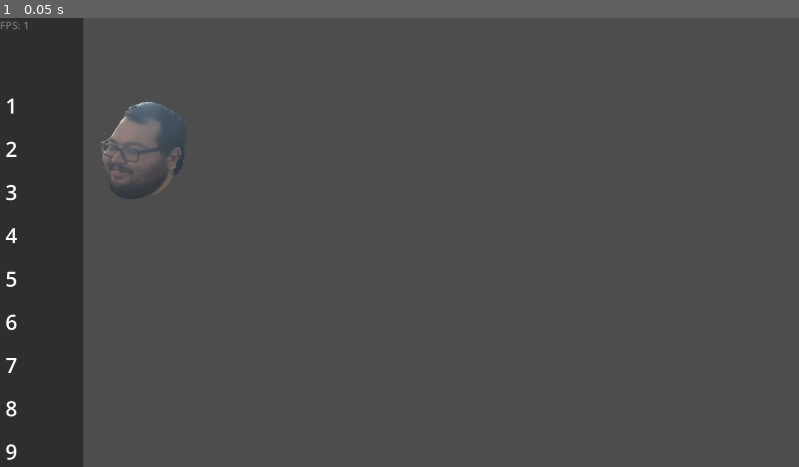
Above: before the commit, frame 1.
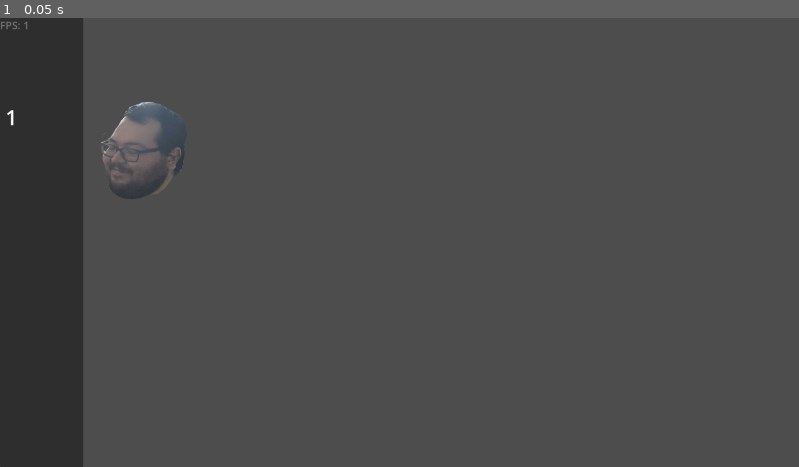
Above: after the commit, the same moment.

Repository: gabeochoa/prime_pressure
Game: Godot game, scene res://scenes/levels/level.tscn
The game is run twice, just before and just after one commit, with the same random seed, the same clock (stepped at 60 frames per second) and the same inputs.
Inputs:
- Up to frame 1 (0.05 s): no input

The runs differ from the first frame. In frame 1, 0.2% of the frame differs, in the area x 0-3%, y 17-99%.

Commit message:
better screen management

Diff:
--- /dev/null
+++ b/scripts/complete_screen.gd
@@ -0,0 +1,6 @@
+class_name CompleteScreen extends SequentialScreen
+
+func _init():
+	super("complete", ActionGroup.new().add_actions([
+	]))
+	complete = true
--- a/scripts/order_data.gd
+++ b/scripts/order_data.gd
@@ -66,22 +66,22 @@
 
 var queue_position: int = -1
 var state: State = State.New
-var icon_state: State = State.New
 var last_ran_state: State = State.None
 var order_items: Array[Item]
 var timeAtState: float = 0
 var order_timer = OrderTimer.new()
 
-func is_order_ready_for_screen():
-	# print("order ready? ", timeAtState, get_ready_time_for_state())
-	return timeAtState > get_ready_time_for_state()
+var next_screen = null
+
+func should_clear_slot() -> bool:
+	return state == State.Complete
 
 func get_ready_time_for_state():
 	match state:
 		OrderData.State.New:
 			return 0
 		OrderData.State.Procure:
-			return 3
+			return 0
 		OrderData.State.Pack:
 			return 0
 		OrderData.State.Ship:
@@ -89,9 +89,73 @@
 	# TODO log_warn
 	return 0
 
+func fetch_next_screen():
+	if next_screen != null: return
+	match state:
+		OrderData.State.New:
+			next_screen = (
+				ProcureScreen
+				.new(self)
+				.set_on_complete(func():
+					print("procure complete")
+					next_screen = null
+					)
+				)
+		OrderData.State.Procure:
+			next_screen = (
+				BoxScreen.new()
+				.set_on_complete(func():
+					print("box complete")
+					next_screen = null
+					)
+			)
+			pass
+		OrderData.State.Pack:
+			next_screen = (
+				ShipScreen.new()
+				.set_on_complete(func():
+					print("lets go")
+					next_screen = null
+					)
+			)
+			pass
+		OrderData.State.Ship:
+			next_screen = (
+				CompleteScreen.new()
+				.set_on_complete(func():
+					next_screen = null
+					)
+			)
+			pass
+		OrderData.State.Complete:
+			pass
+	pass
+
 func _process(delta):
 	timeAtState += delta
+	fetch_next_screen()
 	# print(" time at state ", state, " is " , timeAtState, " delta was ", delta)
+
+func open_next_screen() -> Screen:
+	assert(next_screen != null, "Missing next screen")
+
+	match state:
+		OrderData.State.New:
+			update_state(OrderData.State.Procure)
+			pass
+		OrderData.State.Procure:
+			update_state(OrderData.State.Pack)
+			pass
+		OrderData.State.Pack:
+			update_state(OrderData.State.Ship)
+			pass
+		OrderData.State.Ship:
+			update_state(OrderData.State.Complete)
+			pass
+		OrderData.State.Complete:
+			pass
+
+	return next_screen
 
 func update_state(new_state: State):
 	# print("update state from ", state, " to " , new_state)
@@ -99,7 +163,6 @@
 	state = new_state
 	timeAtState = 0
 	return self
-
 
 
 func get_items():
--- a/scripts/sophie.gd
+++ b/scripts/sophie.gd
@@ -13,14 +13,14 @@
 var queue_dirty: bool =  true
 var queue_slots: Array[OrderData] = [
 	null,
-	null,
-	null,
-	null,
-	null,
-	null,
-	null,
-	null,
-	null,
+	# null,
+	# null,
+	# null,
+	# null,
+	# null,
+	# null,
+	# null,
+	# null,
 ]
 
 
@@ -35,10 +35,10 @@
 	var active_screens = get_active_screens()
 	if active_screens.size() == 0: return
 
-	for screen in active_screens:
-		# if the user switched from keyboard to gamepad (or vice versa)
-		if InputSwitchHandler.instance().changed_since_last_input():
-			screen.is_dirty = true
+	# mark all dirty if the user switched from keyboard to gamepad (or vice versa)
+	var input_switched = InputSwitchHandler.instance().changed_since_last_input()
+	if !input_switched: return
+	for screen in active_screens: screen.is_dirty = input_switched
 
 func process_screen_inputs(_event):
 	var active_screens = get_active_screens()
@@ -61,11 +61,12 @@
 func process_queue_input(_event):
 	var index_triggered = -1
 
+	# TODO fix for controller
 	for key in range(KEY_1, KEY_9):
 		var index = key - KEY_1
-		if Input.is_key_pressed(key):
-			index_triggered = index
-			break
+		if !Input.is_key_pressed(key): continue
+		index_triggered = index
+		break
 
 	if index_triggered == -1: return
 	if queue_slots[index_triggered] == null: return
@@ -73,45 +74,11 @@
 	var order = queue_slots[index_triggered]
 	if order.last_ran_state == order.state: return
 
-	if !order.is_order_ready_for_screen(): return
-
-	match order.state:
-		OrderData.State.New:
-			order.update_state(OrderData.State.Procure)
-			queue_dirty = true
-			screens.append(
-				ProcureScreen
-				.new(order)
-				.set_on_complete(func():
-					order.update_state(OrderData.State.Pack)
-					)
-			)
-		OrderData.State.Procure:
-			queue_dirty = true
-			pass
-		OrderData.State.Pack:
-			screens.append(
-				BoxScreen.new()
-				.set_on_complete(func():
-					order.update_state(OrderData.State.Ship)
-					)
-			)
-			queue_dirty = true
-			pass
-		OrderData.State.Ship:
-			screens.append(
-				ShipScreen.new()
-				.set_on_complete(func():
-					order.update_state(OrderData.State.Complete)
-					print("lets go")
-					)
-			)
-			queue_dirty = true
-			pass
-		OrderData.State.Complete:
-			queue_slots[order.queue_position] = null
-			queue_dirty = true
-			pass
+	# TODO show clock
+	if order.timeAtState < order.get_ready_time_for_state(): return
+
+	screens.append(order.open_next_screen())
+	queue_dirty = true
 
 	return
 
@@ -167,8 +134,8 @@
 func gen_order_queue_item(index: int, order_in_slot: OrderData) :
 	var image: Texture2D = null;
 	if order_in_slot != null:
-		print("rendering slot with state ", order_in_slot.icon_state, " (actual state ", order_in_slot.state)
-		match order_in_slot.icon_state:
+		print("rendering slot %s with state %s" % [order_in_slot.queue_position, order_in_slot.state])
+		match order_in_slot.state:
 			OrderData.State.New:
 				image = load("res://graphics/order_new.png")
 			OrderData.State.Procure:
@@ -212,6 +179,9 @@
 func run_order_processing(delta):
 	for order in queue_slots:
 		if order == null: continue
+		if order.should_clear_slot():
+			queue_slots[order.queue_position] = null
+			queue_dirty = true
 		order._process(delta)
 
 func _process(delta):
@@ -230,7 +200,7 @@
 func _on_timer_timeout():
 	var next_slot = find_empty_queue_slot()
 	if next_slot == -1:
-		print("No empty queue slots, you lose buddy")
+		# print("No empty queue slots, you lose buddy")
 		return
 
 	var order = OrderData.make_new_order()
